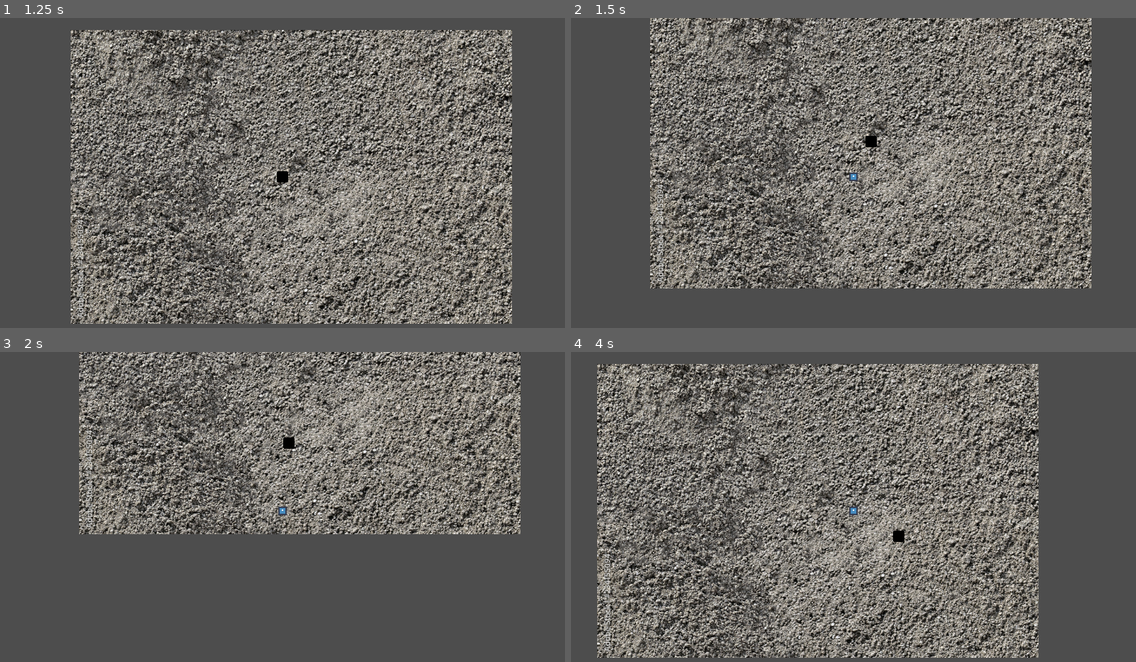
Above: before the commit, frames 1-4 (two rows, left to right).
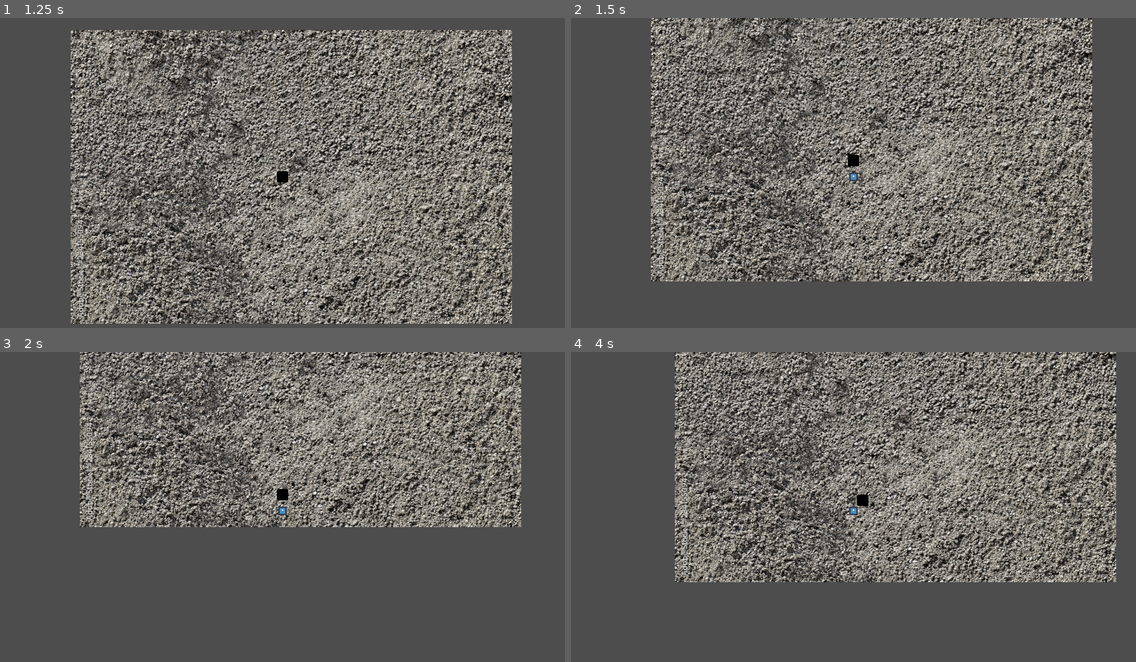
Above: after the commit, the same moments.

Repository: lokasc/rsPrototype
Game: Godot game, scene res://main.tscn
Two runs of this game, one before a commit and one after it. Both use one fixed random seed, a clock stepped at 60 frames per second and the inputs below. The engine's default icon, where the game draws it, is replaced by a stand-in: a white triangle on a blue panel in a dark square.
Inputs (mouse positions are in pixels of both pictures, inside the frame that each line leads up to):
- Up to frame 1 (1.25 s): move the mouse to (406, 160) at 0.52 s; hold D (right) from 0.53 s (still down); click (406, 160) at 0.6 s
- Up to frame 2 (1.5 s): move the mouse to (740, 191) at 1.27 s; release D (right) at 1.28 s; hold S (down) from 1.28 s (still down); click (740, 191) at 1.35 s
- Up to frame 3 (2 s): keep holding S (down)
- Up to frame 4 (4 s): move the mouse to (910, 441) at 2.02 s; release S (down) at 2.03 s; hold D (right) 2.03-2.78 s; click (910, 441) at 2.1 s; move the mouse to (825, 575) at 2.77 s; hold W (up) 2.78-3.53 s; click (825, 575) at 2.85 s; move the mouse to (1023, 559) at 3.52 s; hold A (left) from 3.53 s (still down); click (1023, 559) at 3.6 s

Frame 1 is identical in both runs. In frame 2, 52% of the frame differs, in the area x 14-93%, y 0-88%; in frame 3, 35%; in frame 4, 67%, in the area x 4-97%, y 0-99%.

Commit message:
Code Refactoring in pest
Combines global_position.x and .y

distance is calculated using distance_to function

Diff:
--- a/pest.gd
+++ b/pest.gd
@@ -10,15 +10,16 @@
 func _physics_process(delta):
 	# direction the pest needs to go towards:
 	var direction = target.global_position - global_position
-	var distance = sqrt(
-			pow(target.global_position.x - global_position.x,2) +
-			pow(target.global_position.y - global_position.y,2)
-	)
+	var distance = global_position.distance_to(target.global_position)
 
-	print(distance)
-	#global_position.distance_to(target.global_position)
+	#sqrt(
+			#pow(target.global_position.x - global_position.x,2) +
+			#pow(target.global_position.y - global_position.y,2)
+	#)
 
-	if distance < 100:
+	#print(distance)
+
+	if distance < 15:
 		velocity = Vector2.ZERO
 	else:
 		velocity = direction * speed
@@ -30,5 +31,4 @@
 		return
 
 	# move towards player
-	global_position.x = move_toward(global_position.x, target.global_position.x, speed)
-	global_position.y = move_toward(global_position.y, target.global_position.y, speed)
+	global_position = global_position.move_toward(target.global_position, speed)
